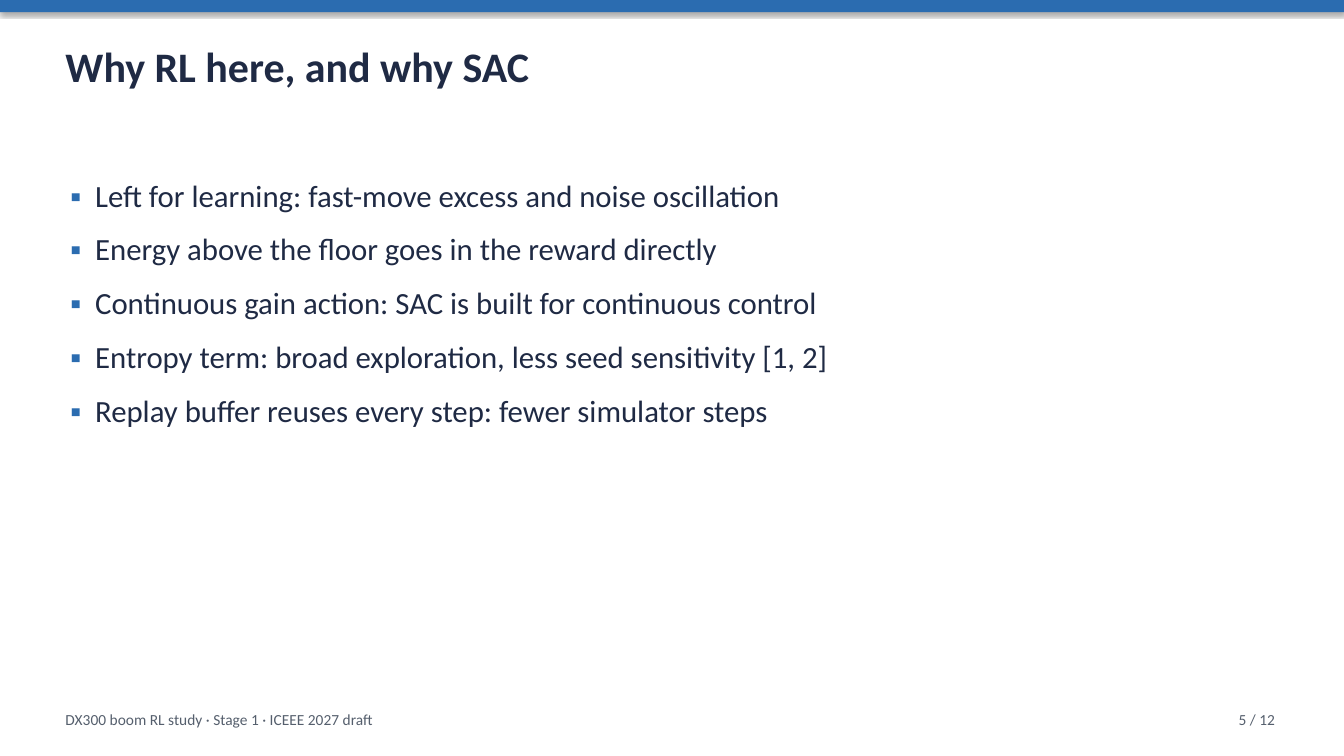
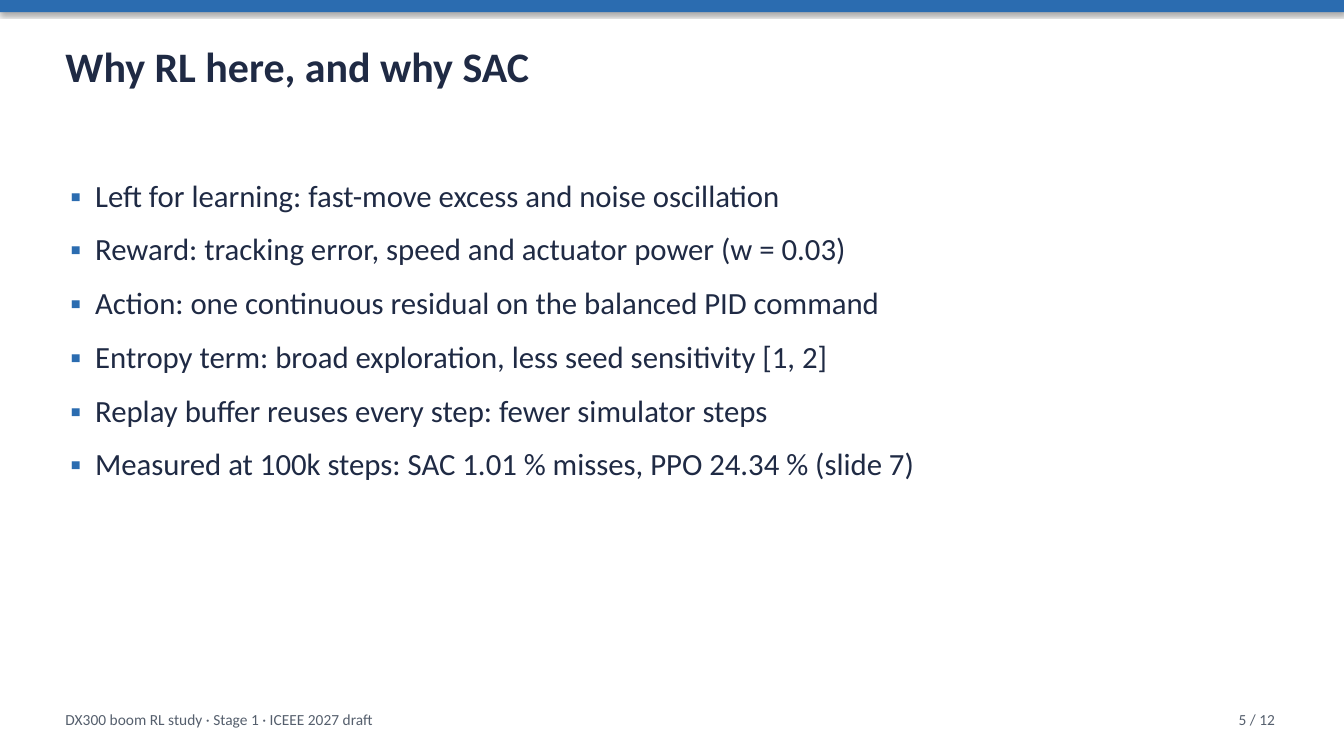
Before and after one commit to Ahmedayyadw/dx300-sim, a slide deck: slide 5 of slides/dx300_sac_methods.pptx. Drawn at 1344x756 pixels with LibreOffice and Linux fonts; fonts in the diff are those of the drawing. Boxes give left, top, right and bottom in pixels: in the first picture for what was removed or moved away, otherwise in the second. Text is boxed around its words. In the diff, an @@ line names an element or a change of style, - is before the commit and + after.

```diff
--- a/slides/dx300_sac_methods.pptx
+++ b/slides/dx300_sac_methods.pptx
@@ text at (95,237,879,315): text changed @@
-▪ Energy above the floor goes in the reward directly
-▪ Continuous gain action: SAC is built for continuous control
+▪ Reward: tracking error, speed and actuator power (w = 0.03)
+▪ Action: one continuous residual on the balanced PID command
@@ text at (95,452,914,480): paragraph added @@
+▪ Measured at 100k steps: SAC 1.01 % misses, PPO 24.34 % (slide 7)
```
Also in this commit, not shown: 2 other slides changed, 2 other files.
